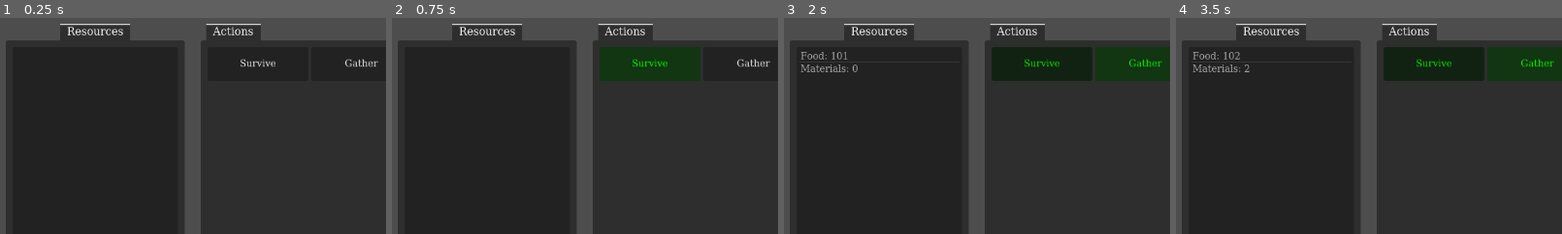
Above: before the commit, frames 1-4 (left to right).
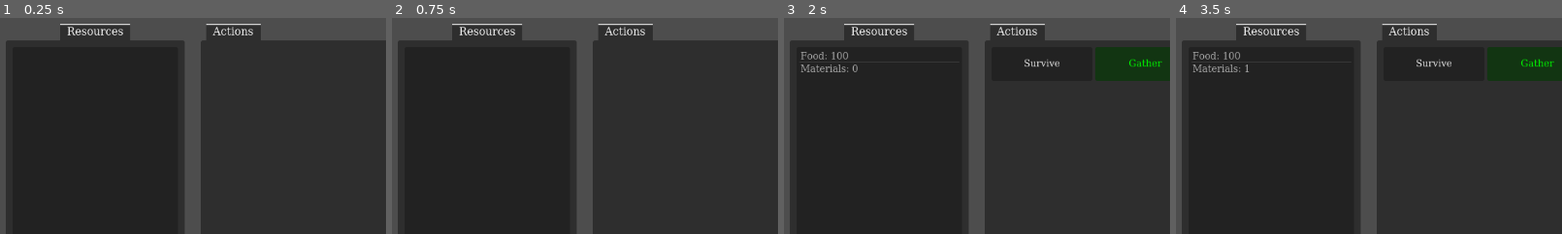
Above: after the commit, the same moments.

Repository: lom1222/Amulet
Game: Godot game, scene res://scenes/control.tscn
The game is run twice, just before and just after one commit, with the same random seed, the same clock (stepped at 60 frames per second) and the same inputs. The project has no main scene, so this scene is started directly.
Inputs (mouse positions are % of the whole screen's width and height, from its top left):
- Up to frame 1 (0.25 s): no input
- Up to frame 2 (0.75 s): click (33, 11) at 0.5 s, where only the run before the commit has a clickable "Survive"
- Up to frame 3 (2 s): click "Gather" at 1.25 s
- Up to frame 4 (3.5 s): click "Survive" at 2 s; click "Gather" at 2.75 s
The pictures show only the part of the screen within x 0-50%, y 0-50%; the shares and areas given below are measured in that part.

The runs differ from the first frame. In frame 1, 0.3% of the frame differs, in the area x 62-98%, y 18-23%; in frame 2, 4.2%, in the area x 53-98%, y 13-30%; in frame 3, 0.2%; in frame 4, 0.3%.

Commit message:
various improvements

Diff:
--- a/data/actionData.gd
+++ b/data/actionData.gd
@@ -20,5 +20,13 @@
 		func(): return, #on_unlock function
 	))
 
+	actions.append(GameAction.new(
+		"Test", #name
+		"Test Test TEsssttt", #tooltip
+		[ModifierEntry.new("test", 0.0, 0.0, 1.0)], #resource modifiers
+		func() -> bool: return Inventory.resources["food"].amount > 1e5, #unlock condition
+		func(): return, #on_unlock function
+	))
+
 
 	return actions
--- a/scripts/attached/action_button.gd
+++ b/scripts/attached/action_button.gd
@@ -8,6 +8,10 @@
 	icon = data.icon
 	tooltip_text = data.tooltip
 
+func update_visuals():
+	visible = action_data.unlocked and not action_data.depreciated
+	modulate = Color.GREEN if action_data.is_active else Color.WHITE
+
 func _pressed() -> void:
-	var active = ActionManager.toggle_action(action_data)
-	modulate = Color.GREEN if active else Color.WHITE
+	ActionManager.toggle_action(action_data)
+	update_visuals()
--- a/scripts/attached/actionsListUI.gd
+++ b/scripts/attached/actionsListUI.gd
@@ -4,7 +4,14 @@
 var action_data_folder = DataValidator.action_data_folder
 
 func _ready() -> void:
+	ActionManager.actions_list_changed.connect(_on_action_list_changed)
+	GlobalSignals.action_unlocked.connect(_on_action_unlocked)
 	_generate_buttons()
+	_update_all_button_visuals()
+
+func _update_all_button_visuals():
+	for child in get_children():
+		child.update_visuals()
 
 func _generate_buttons():
 	for child in get_children():
@@ -14,10 +21,16 @@
 
 	for game_action: GameAction in game_actions:
 		var has_valid_names = DataValidator.validate_resource_names(game_action.resource_modifiers)
-		LogManager.add_log("[%s] validation: [%s]" % [game_action.name, has_valid_names], "sys", "green" if has_valid_names else "red")
+		LogManager.add_log("Action [%s] validation: [%s]" % [game_action.name, has_valid_names], "sys", "green" if has_valid_names else "red")
 		_create_button(game_action)
 
 func _create_button(data):
 	var button = action_button_scene.instantiate()
 	add_child(button)
 	button.setup(data)
+
+func _on_action_list_changed():
+	_update_all_button_visuals()
+
+func _on_action_unlocked(_action):
+	_update_all_button_visuals()
--- a/scripts/autoload/actionManager.gd
+++ b/scripts/autoload/actionManager.gd
@@ -10,21 +10,39 @@
 func _ready() -> void:
 	game_actions = ActionData.get_actions()
 	update_action_list()
+	GlobalSignals.game_ready.connect(_on_game_ready)
+
+func _process(delta: float) -> void:
+	for action: GameAction in game_actions:
+		action.update(delta)
+	return
 
 func toggle_action(action: GameAction) -> bool:
-	var toggle_state : bool
 	if active_actions.has(action):
 		active_actions.erase(action)
-		toggle_state = false
+		action.is_active = false
 	else:
 		if active_actions.size() == PlayerData.max_simultaneous_actions:
-			active_actions.remove_at(0)
+			var removed_action = active_actions.pop_front()
+			removed_action.is_active = false
+			removed_action.update_dependant_resource_rates()
+			action_toggled.emit(removed_action)
 		active_actions.append(action)
-		toggle_state = true
+		action.is_active = true
 
 	action_toggled.emit(action)
 	action.update_dependant_resource_rates()
-	return toggle_state
+	update_action_list()
+	return action.is_active
 
 func update_action_list():
 	actions_list_changed.emit()
+
+func _check_for_active_actions():
+	for action in game_actions:
+		if action.is_active:
+			active_actions.append(action)
+			action.update_dependant_resource_rates()
+
+func _on_game_ready():
+	_check_for_active_actions()
--- a/scripts/autoload/inventory.gd
+++ b/scripts/autoload/inventory.gd
@@ -1,7 +1,6 @@
 extends Node
 
 var resources: Dictionary[String, GameResource] = {}
-
 
 func _ready() -> void:
 	resources = ResourceData.get_resources()
@@ -13,8 +12,3 @@
 
 func initialize_resource_data():
 	return true
-
-func unlock_resource(resource_name):
-	resources[resource_name].unlocked = true
-	GlobalSignals.emit_resource_unlocked(resource_name)
-	return
--- a/scripts/autoload/playerData.gd
+++ b/scripts/autoload/playerData.gd
@@ -1,7 +1,7 @@
 extends Node
 
 var game_time: float = 0
-var max_simultaneous_actions: float = 1
+var max_simultaneous_actions: int = 1
 var population: float = 1
 
 func _process(delta: float) -> void:
@@ -19,6 +19,6 @@
 
 func load_from_data(data: Dictionary[String, float]):
 	game_time = data["game_time"]
-	max_simultaneous_actions = data["max_simultaneous_actions"]
+	max_simultaneous_actions = int(data["max_simultaneous_actions"])
 	population = data["population"]
 	return
--- a/scripts/autoload/saveManager.gd
+++ b/scripts/autoload/saveManager.gd
@@ -24,6 +24,9 @@
 	for resource_name:String in Inventory.resources.keys():
 		save_file.set_value("Resources", resource_name, Inventory.resources[resource_name].get_save_data())
 
+	for action : GameAction in ActionManager.game_actions:
+		save_file.set_value("Actions", action.name, action.get_save_data())
+
 	save_file.set_value("Player", "Data", PlayerData.get_save_data())
 
 	save_file.set_value("Meta", "save_time", Time.get_unix_time_from_system())
@@ -40,6 +43,9 @@
 	if err == OK:
 		for resource_name in Inventory.resources:
 			Inventory.resources[resource_name].load_from_data(save_file.get_value("Resources", resource_name, Inventory.resources[resource_name].get_save_data()))
+
+		for action: GameAction in ActionManager.game_actions:
+			action.load_from_data(save_file.get_value("Actions", action.name, action.get_save_data()))
 
 		PlayerData.load_from_data(save_file.get_value("Player", "Data", PlayerData.get_save_data()))
 
--- a/scripts/data_structures/gameAction.gd
+++ b/scripts/data_structures/gameAction.gd
@@ -1,15 +1,46 @@
 class_name GameAction extends Unlockable
 
 var resource_modifiers: Array[ModifierEntry]
+var is_active: bool = false
+var active_time: float = 0
+var total_active_time: float = 0
+
+func update(delta):
+	if depreciated or not unlocked:
+		return
+	if is_active:
+		active_time += delta
+		total_active_time += delta
+	else:
+		active_time = 0
 
 func update_dependant_resource_rates():
 	for modifier:ModifierEntry in resource_modifiers:
 		Inventory.resources[modifier.resource].update_rate_and_ui()
+
+func get_save_data() -> Dictionary:
+	return {
+		"unlocked": unlocked,
+		"depreciated": depreciated,
+		"is_active": is_active,
+		"active_time": active_time,
+		"total_active_time": total_active_time
+	}
+
+func load_from_data(data):
+	unlocked = data["unlocked"]
+	depreciated = data["depreciated"]
+	is_active = data["is_active"]
+	active_time = data["active_time"]
+	total_active_time = data["total_active_time"]
 
 func _init(_name: String = "blank", _tooltip: String = "blank", _resource_modifiers: Array[ModifierEntry] = [], _unlock_condition: Callable = func() -> bool: return false, _on_unlock_function: Callable = func() -> bool: return false) -> void:
 	type = "action"
 	name = _name
 	tooltip = _tooltip
 	resource_modifiers = _resource_modifiers
+	for modifier: ModifierEntry in resource_modifiers:
+		modifier.source = _name
+		modifier.source_type = "action"
 	unlock_condition = _unlock_condition
 	on_unlock_function = _on_unlock_function
--- a/scripts/data_structures/gameResource.gd
+++ b/scripts/data_structures/gameResource.gd
@@ -25,6 +25,7 @@
 		resource_delta = resource_pool
 	amount += resource_delta
 	total_created += resource_delta
+	resource_pool -= resource_delta
 
 func update_rate_and_ui():
 	if depreciated:
--- a/scripts/data_structures/modifierEntry.gd
+++ b/scripts/data_structures/modifierEntry.gd
@@ -13,3 +13,13 @@
 	base_increased = _base_increased
 	percent_increased = _percent_increased
 	multiplier = _multiplier
+
+func _to_string() -> String:
+	return str({
+		"resource" : resource,
+		"base_increased" : base_increased,
+		"percent_increased" : percent_increased,
+		"multiplier" : multiplier,
+		"source" : source,
+		"source_type" : source_type
+	})
